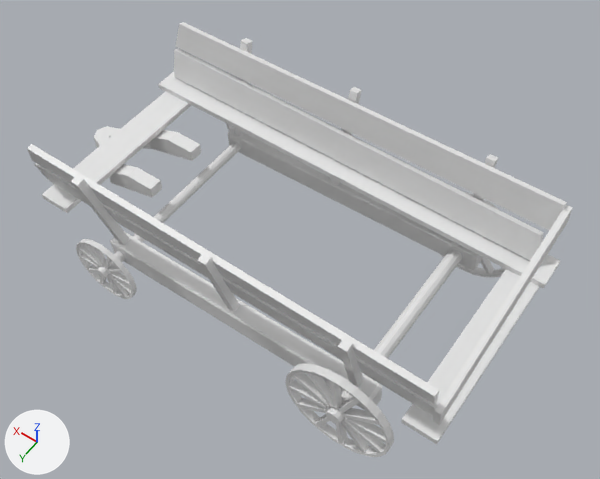
Two versions of the Blender file Assets/Assets/Models/Wagon.blend, one commit apart.
One viewpoint serves both versions: a camera (50 mm lens) standing at (-0.83, 5.05, 8.92) and looking at (2.81, -0.04, 0.91). Lighting does not change. The marker at lower left points along +X, +Y and +Z.

Names of what the first picture shows: 'Axel Front'.
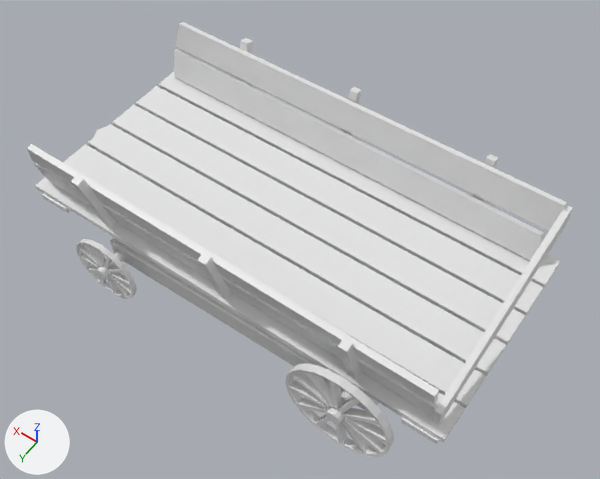
The newer file is also turned or shifted as a whole; pictures and numbers use the older file's frame.

Pixel boxes [x1, y1, x2, y2] of what changed, in the pictures (600 x 479 px):
part 1 of me_cylinder_011, added: after [136, 86, 543, 316]
part 2 of me_cylinder_011, added: after [112, 104, 525, 346]
part 3 of me_cylinder_011, added: after [88, 124, 506, 376]
part 4 of me_cylinder_011, added: after [63, 144, 486, 409]
part 5 of me_cylinder_011, added: after [35, 177, 465, 443]

Edits to the bpy script that builds the scene:
```text
Change me_cylinder_011:
    where me_cylinder_011.from_pydata(...)  # 1412 vertices, 1479 faces; spans x -63.4..21.3, y -6.7..31.7, z -0.4..0.4
    used by ob_axel_front; location = (4.72, -0.03, 0.45); rotation_euler = (1.571, -0.164, 0.0), in degrees (90, -9.4, 0); scale = (0.0709, 0.0709, 4.46)
    me_cylinder_011 part 1: the loose piece of 8 vertices spanning x -63.4..18.3, y 5.2..19.7, z 0.2..0.3 is copied, and the copy is moved by (0.0, 0.0, -0.1); it spans x -63.4..18.3, y 5.2..19.7, z 0.1..0.2
    me_cylinder_011 part 2: the loose piece of 8 vertices spanning x -63.4..18.3, y 5.2..19.7, z 0.2..0.3 is copied, and the copy is moved by (0.0, 0.0, -0.2); it spans x -63.4..18.3, y 5.2..19.7, z 0.0..0.1
    me_cylinder_011 part 3: the loose piece of 8 vertices spanning x -63.4..18.3, y 5.2..19.7, z 0.2..0.3 is copied, and the copy is moved by (0.0, 0.0, -0.3); it spans x -63.4..18.3, y 5.2..19.7, z -0.1..0.0
    me_cylinder_011 part 4: the loose piece of 8 vertices spanning x -63.4..18.3, y 5.2..19.7, z 0.2..0.3 is copied, and the copy is moved by (0.0, 0.0, -0.4); it spans x -63.4..18.3, y 5.2..19.7, z -0.2..-0.1
    me_cylinder_011 part 5: the loose piece of 8 vertices spanning x -63.4..18.3, y 5.2..19.7, z 0.2..0.3 is copied, and the copy is moved by (0.0, 0.0, -0.5); it spans x -63.4..18.3, y 5.2..19.7, z -0.3..-0.2
```
